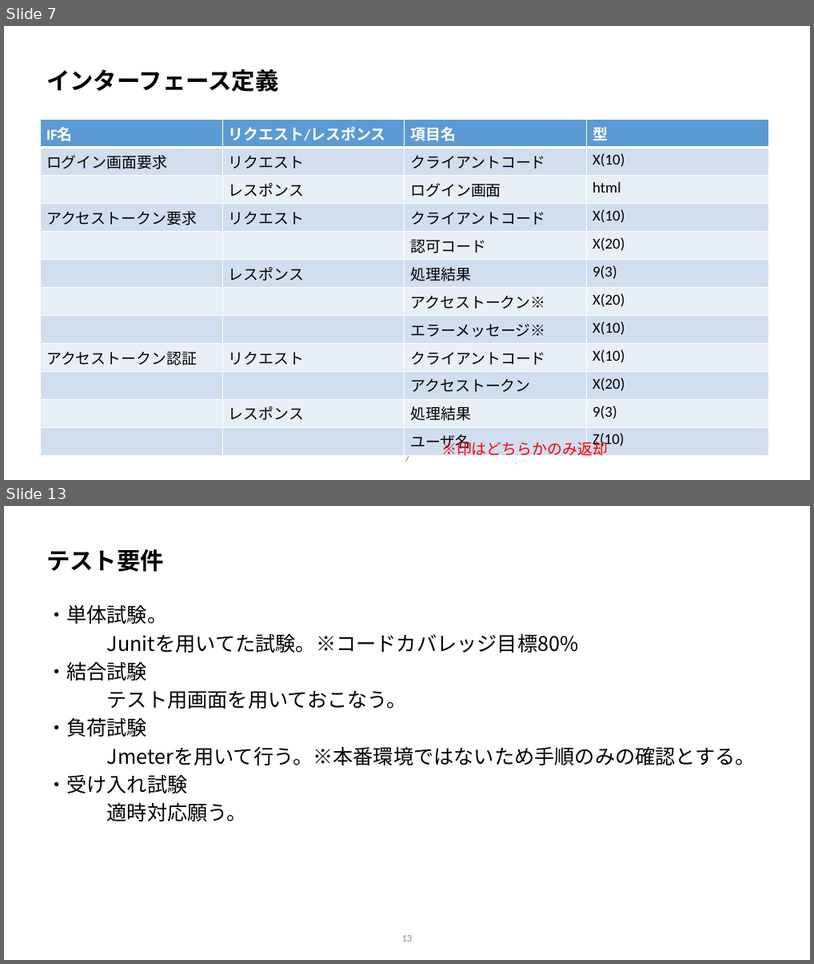
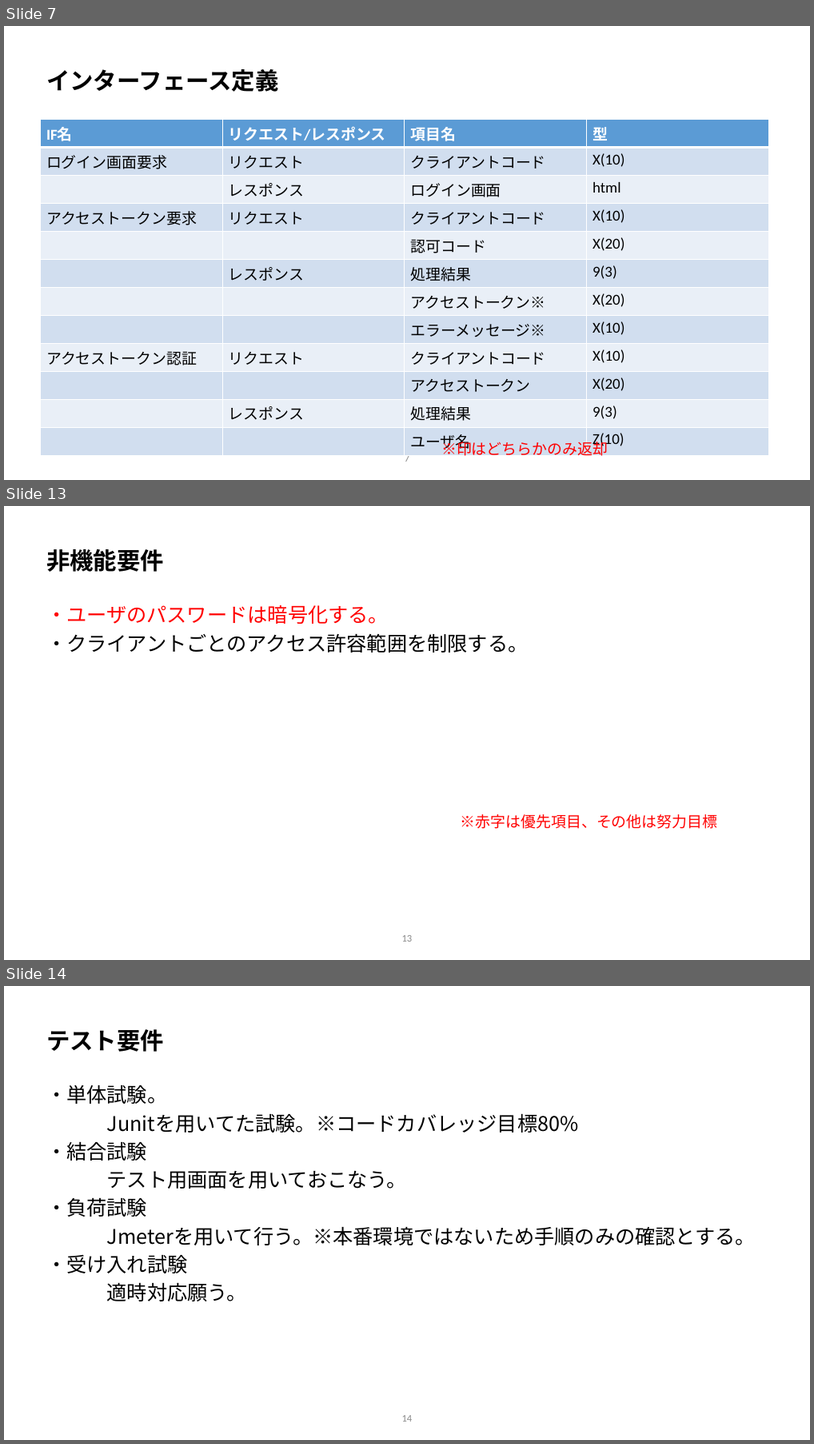
Before and after one commit to vsn23kamei/nanika, a slide deck: 00_要件定義/要件定義.pptx. Shown one above the other, each under a label of ours: slides 7 and 13 before the commit, slides 7, 13 and 14 after it; the slides between them are not shown. The pictures are 814x964 and 814x1444 pixels, drawn with LibreOffice and Linux fonts; fonts in the diff are those of the drawing; background and template pictures are left out. Boxes give left, top, right and bottom in pixels: in the first picture for what was removed or moved away, otherwise in the second. Text is boxed around its words. In the diff, an @@ line names an element or a change of style, - is before the commit and + after.

```diff
--- a/00_要件定義/要件定義.pptx
+++ b/00_要件定義/要件定義.pptx
@@ slide 13 added at <box>4,506,810,960</box>, background #FFFFFF @@
@@ title added at <box>46,549,164,572</box>, 28 pt, text #000000, bold @@
+非機能要件
@@ text added at <box>46,605,528,652</box>, 24 pt, text #000000 @@
+・ユーザのパスワードは暗号化する。
+・クライアントごとのアクセス許容範囲を制限する。
@@ text added at <box>461,814,718,828</box>, 18 pt, text #FF0000 @@
+※赤字は優先項目、その他は努力目標
@@ page number added at <box>402,935,413,941</box>, 12 pt, text #8C8C8C @@
+13
@@ what was slide 13 is now slide 14 @@
@@ page number at <box>402,1415,413,1421</box>: text changed @@
-13
+14
```
Also in this commit, not shown: 8 slides changed, 1 other slide added, 1 slide removed, 3 other files.
